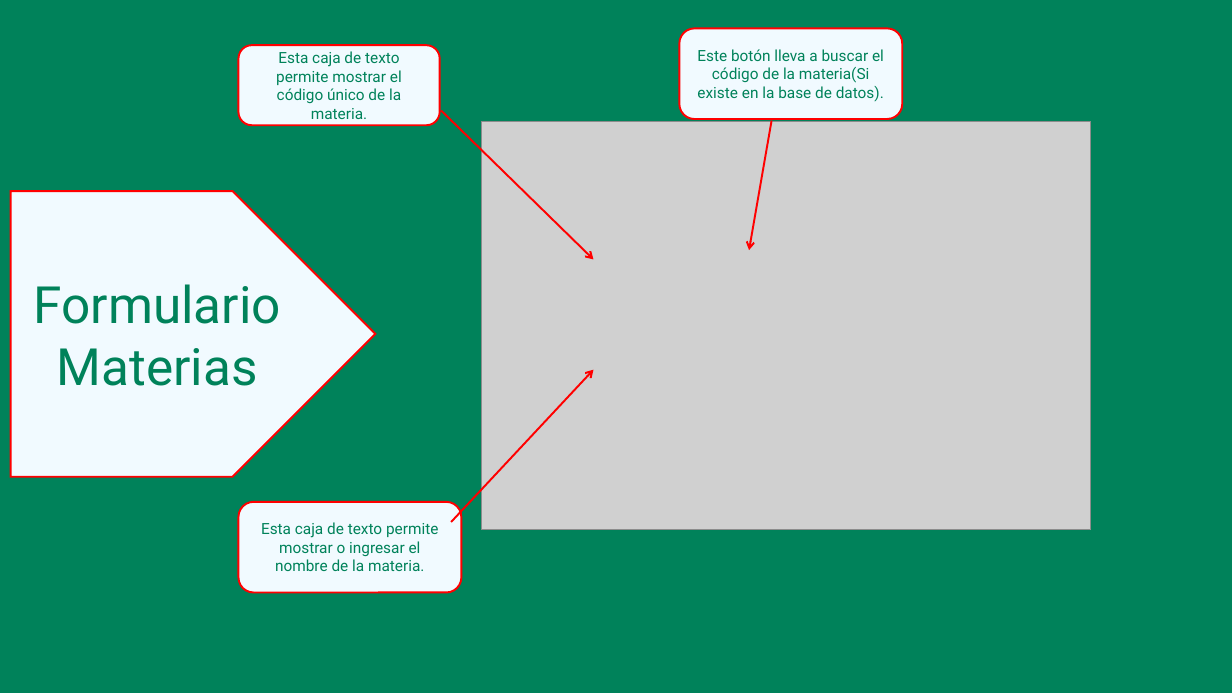
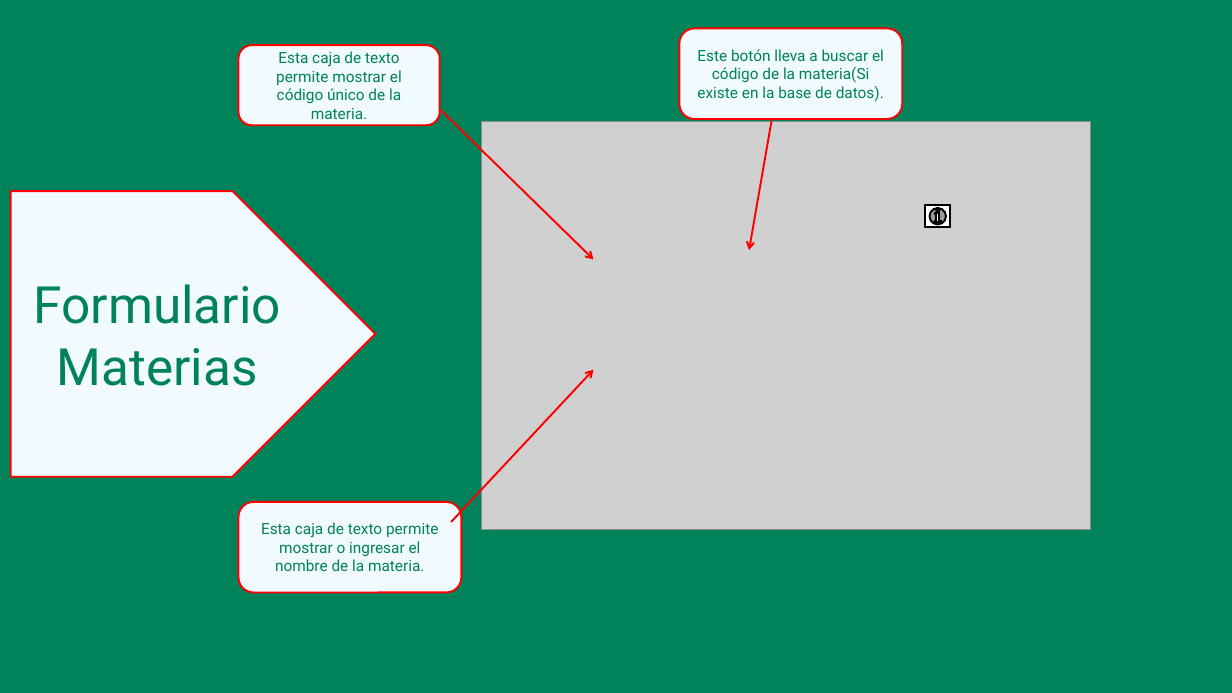
Before and after one commit to SamuelMedina07/ProyectoColegioSala1, a slide deck: slide 10 of ManualUsuario.pptx (slide 9 before the commit). Drawn at 1232x693 pixels with LibreOffice and Linux fonts; fonts in the diff are those of the drawing; grey boxes stand for pictures. Boxes give left, top, right and bottom in pixels: in the first picture for what was removed or moved away, otherwise in the second. Text is boxed around its words. In the diff, an @@ line names an element or a change of style, - is before the commit and + after.

```diff
--- a/ManualUsuario.pptx
+++ b/ManualUsuario.pptx
@@ action button information added at <box>925,205,950,227</box>, fill #FFFFFF, outline #000000 1.5 pt @@
```
Also in this commit, not shown: 8 other slides changed, 6 slides added.
